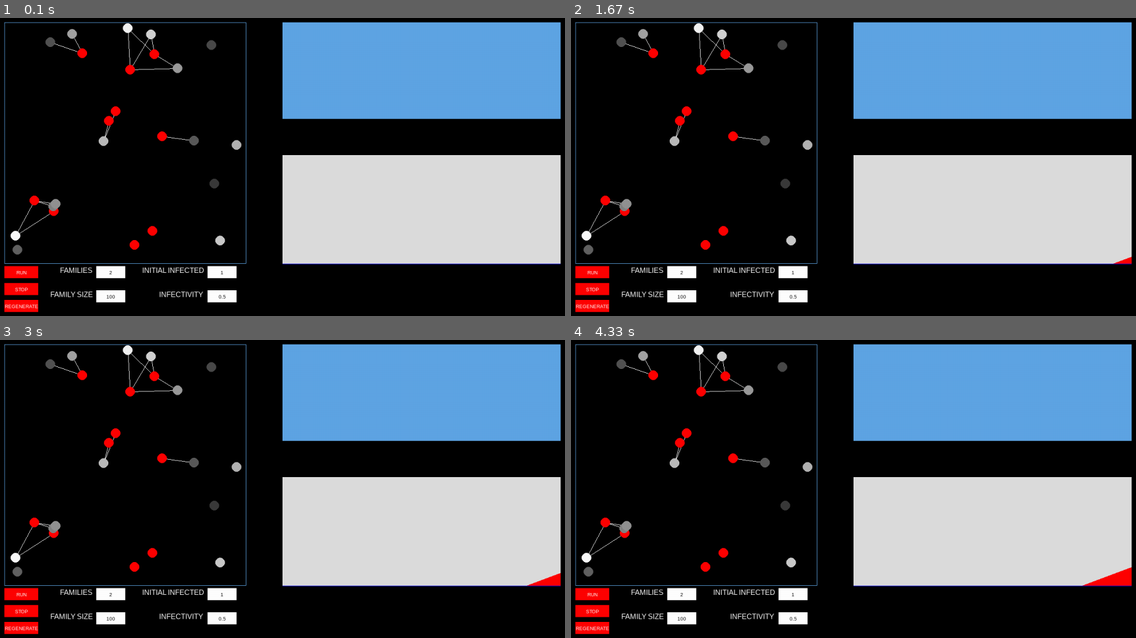
Above: before the commit, frames 1-4 (two rows, left to right).
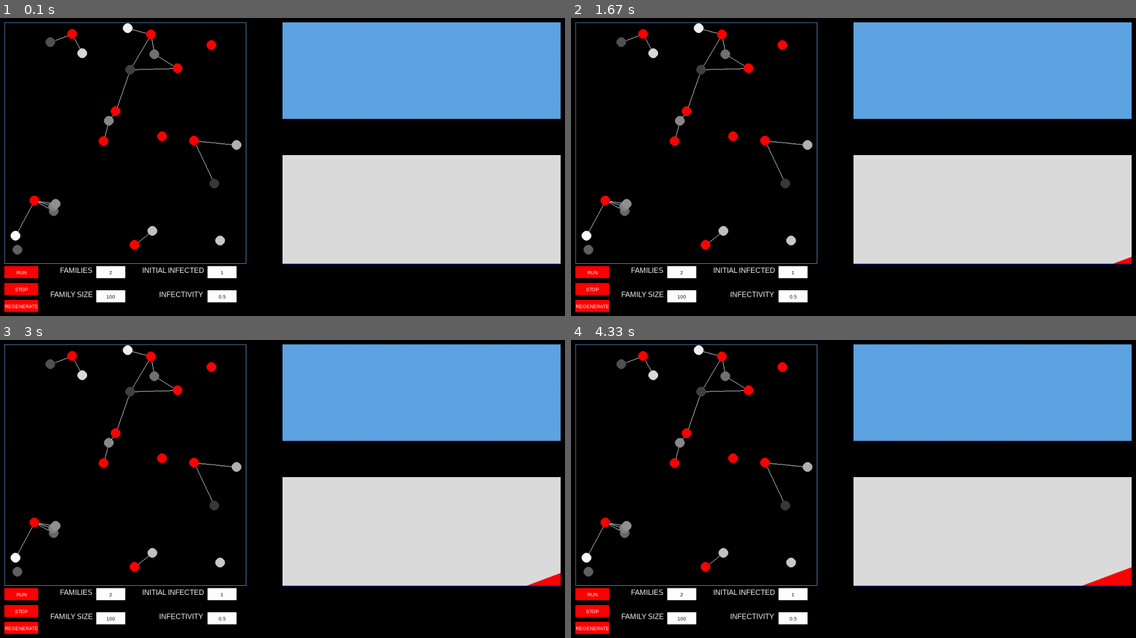
Above: after the commit, the same moments.

Repository: linyirun/EpidemicSimulator
Game: pygame game, started from main.py
The game is run twice, just before and just after one commit, with the same random seed, the same clock (stepped at 60 frames per second) and the same inputs.
Inputs:
- Up to frame 1 (0.1 s): no input
- Up to frame 2 (1.67 s): no input
- Up to frame 3 (3 s): no input
- Up to frame 4 (4.33 s): no input

The runs differ from the first frame. In frame 1, 0.7% of the frame differs, in the area x 3-42%, y 3-76%; in frame 2, 0.7%; in frame 3, 0.7%; in frame 4, 0.7%.

Commit message:
added a list of colors

Diff:
--- a/main.py
+++ b/main.py
@@ -21,7 +21,9 @@
 RED = (255, 0, 0)
 # Node Colours (20 of them, 1 per family)
 SKY_BLUE = (95, 165, 228)
-
+COLORS = [(0, 255, 0), (0, 0, 255), (255, 255, 0), (0, 255, 255), (255, 0, 255), (192, 192, 192), (128, 128, 128),
+          (128, 0, 0), (128, 128, 0), (0, 128, 0), (128, 0, 128), (0, 128, 128), (0, 0, 128), (205, 133, 63),
+          (255, 250, 240), (230, 230, 250), (123, 104, 238), (100, 149, 237), (175, 238, 238)]
 
 # Parameter Constants
 SCREEN_WIDTH = 1200
@@ -397,7 +399,6 @@
                     color_val = min(205 // simulation.num_family * family_id + 50, 255)
                     draw_node((person.location[0] + 25, person.location[1] + 25), (color_val, color_val, color_val))
 
-
         update_text_and_graphs()
 
         stacked_graph.update()
